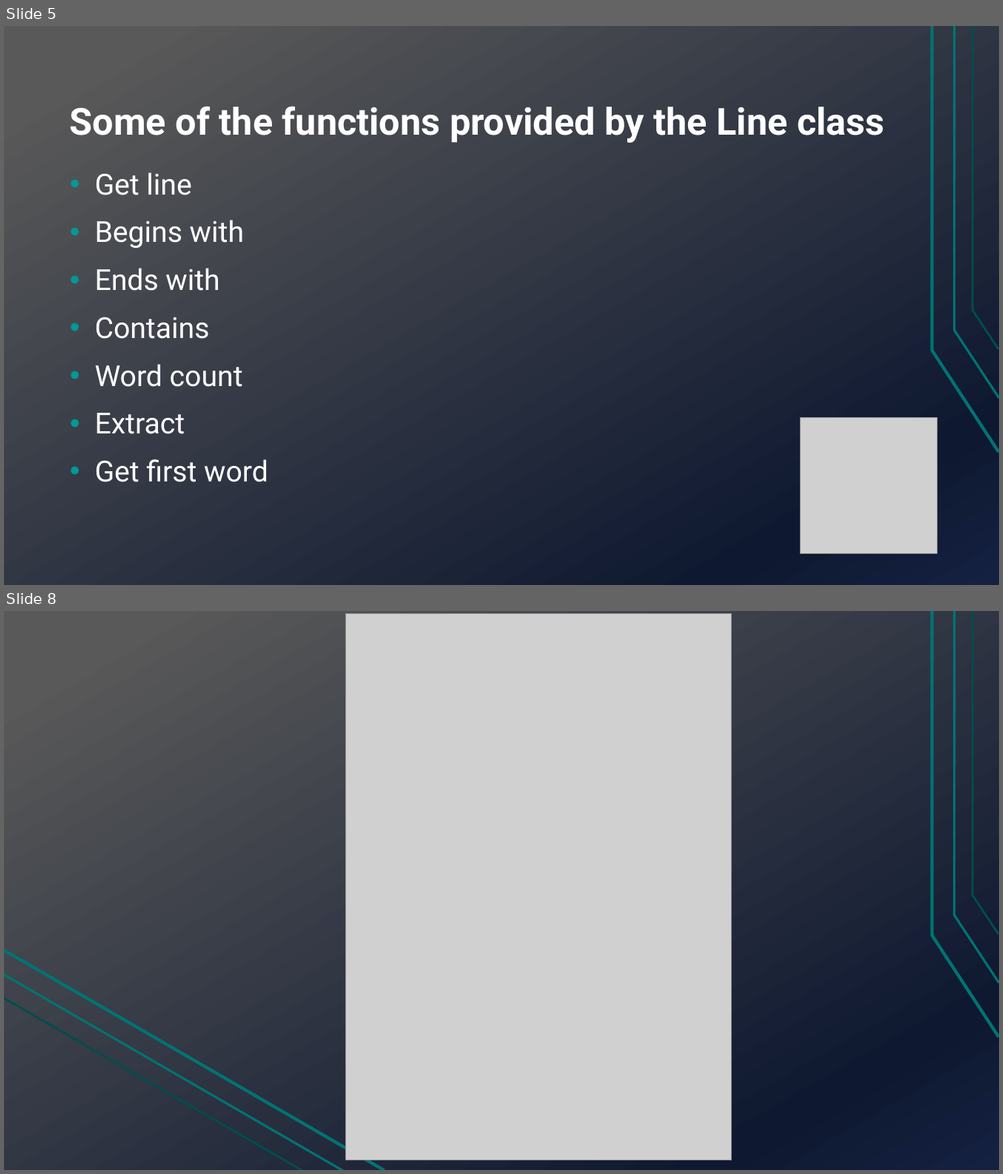
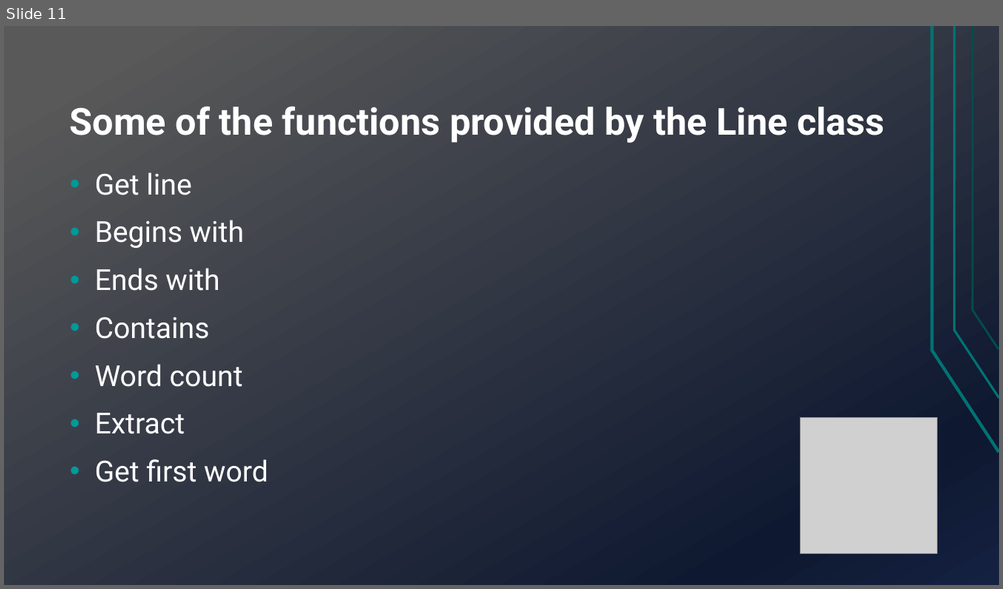
Before and after one commit to TechnionTDK/jbs-text2json, a slide deck: Text2Json.pptx. Shown one above the other, each under a label of ours: slides 5 and 8 before the commit, slide 11 after it; the slides between them are not shown. The pictures are 1003x1174 and 1003x589 pixels, drawn with LibreOffice and Linux fonts; fonts in the diff are those of the drawing; grey boxes stand for pictures. Boxes give left, top, right and bottom in pixels: in the first picture for what was removed or moved away, otherwise in the second. Text is boxed around its words. In the diff, an @@ line names an element or a change of style, - is before the commit and + after.

```diff
--- a/Text2Json.pptx
+++ b/Text2Json.pptx
@@ slide 8 removed at (x1=4, y1=611, x2=999, y2=1170), background gradient #595959 to #0F1931 to #142242; not listed: 3 template elements that a slide beside it also shows @@
@@ picture removed at (x1=346, y1=614, x2=731, y2=1161) @@
@@ line removed from (384, 1170) to (4, 949) @@
@@ line removed from (344, 1170) to (4, 974) @@
@@ line removed from (302, 1170) to (4, 997) @@
@@ what was slide 5 is now slide 11 @@
```
Also in this commit, not shown: 8 slides changed, 5 slides added.
